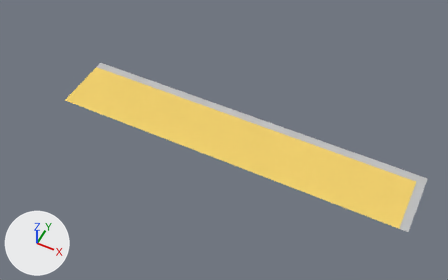
Two versions of the Blender file assets/models/districts/real/paseo.blend, one commit apart.
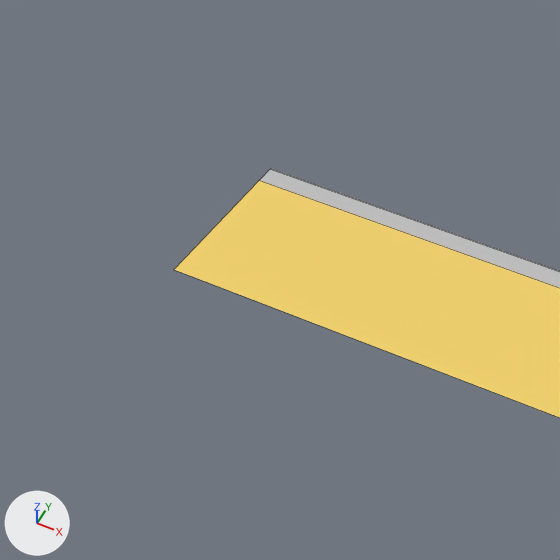
Old and new are each drawn whole from a 50 mm lens placed at (-1.1, -98.1, 110.1), pointed at (-46.0, -8.4, -1.9) and again close up on the part from 0% to 47% of the width and 0% to 74% of the height. Every picture has the same lights, and +X, +Y and +Z are marked at lower left. The older version's two pictures come first. The close-ups show mesh edges as thin lines. Objects named as collision shapes, trigger or cutter boxes, shadow casters or lower levels of detail are left out.
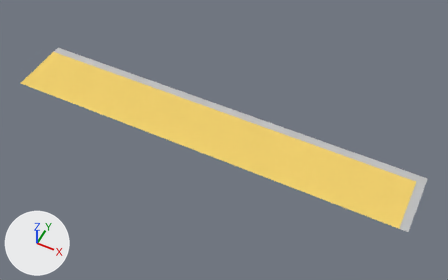
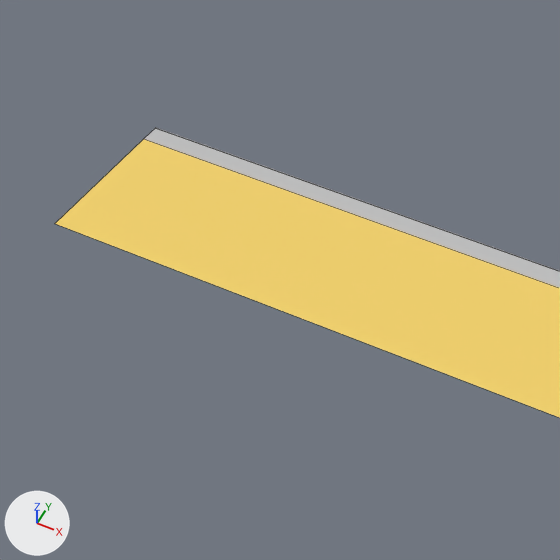
Location of each change, [x1, y1, x2, y2] in pixels of the close-ups (560 x 560 px):
'Plane', reshaped: before [174, 168, 560, 418]; after [55, 128, 560, 418]

The change, as a list of edits to the scene's bpy script:
```text
Change me_plane_001:
    used by ob_plane; location = (0.0, 0.0, 0.0)
    before: 4 (-87.0, 0.0, 0.1) at pixel (270, 168), 5 (-87.0, 0.0, 0.0) at pixel (270, 169), 6 (-87.0, -16.0, 0.1) at pixel (173, 269), 10 (-87.0, -2.0, 0.1) at pixel (259, 180)
    remove me_plane_001.from_pydata(...)  # 14 vertices, 8 faces; spans x -87.0..1.0, y -16.0..0.0, z 0.0..0.1
    add me_plane_001.from_pydata(...)  # 14 vertices, 8 faces; spans x -101.0..1.0, y -16.0..0.0, z 0.0..0.1
    me_plane_001 part 1
    add for i in [4, 5, 6, 10]: me_plane_001.vertices[i].co += Vector((-14.0, 0.0, 0.0))
```
